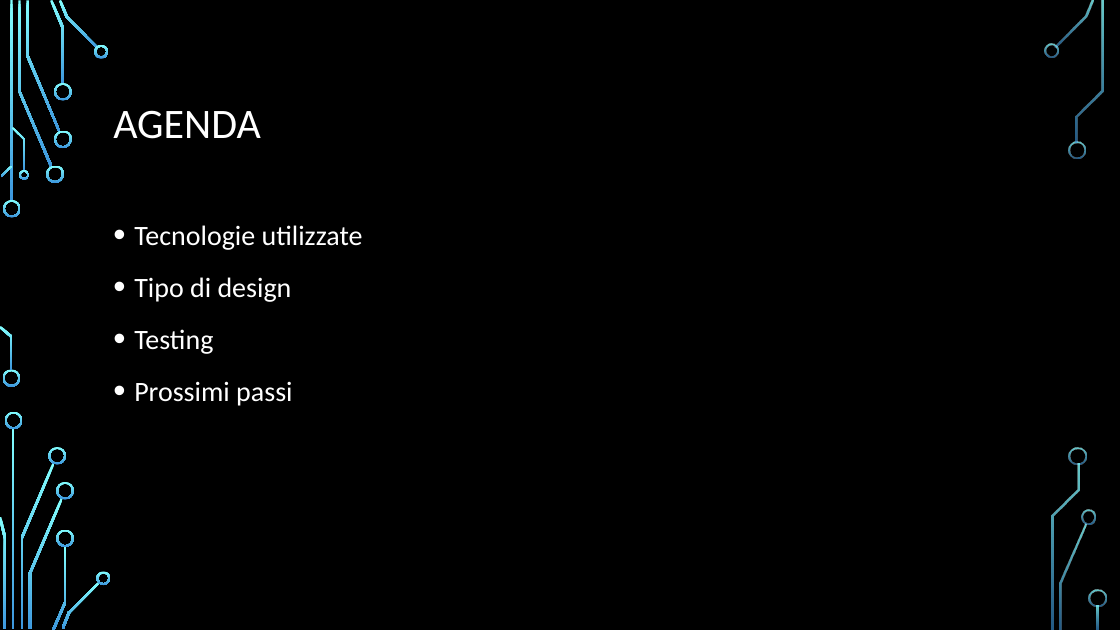
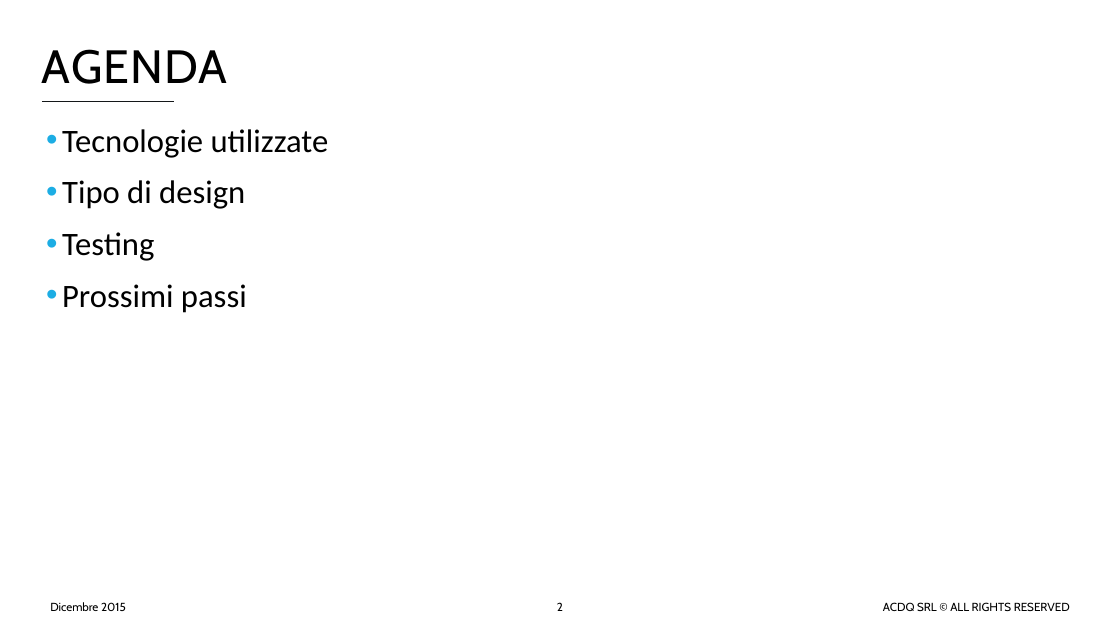
Before and after one commit to acdqsrl/Project-Board, a slide deck: slide 2 of app/static/docs/ACDQ_sw.pptx. Drawn at 1120x630 pixels with LibreOffice and Linux fonts; fonts in the diff are those of the drawing; background and template pictures are left out. Boxes give left, top, right and bottom in pixels: in the first picture for what was removed or moved away, otherwise in the second. Text is boxed around its words. In the diff, an @@ line names an element or a change of style, - is before the commit and + after.

```diff
--- a/app/static/docs/ACDQ_sw.pptx
+++ b/app/static/docs/ACDQ_sw.pptx
@@ background picture (left out) to #FFFFFF @@
@@ title "AGENDA": place and size @@
-title "AGENDA" at box(113, 110, 261, 139)
+title "AGENDA" at box(42, 49, 228, 84)
@@ title "AGENDA" at box(42, 49, 228, 84): size 36 to 40 pt, font Calibri to Cabin, text colour #FFFFFF to #000000, letter spacing 0 to 1 pt; line spacing 0.9 to 1 @@
@@ line added from (42, 102) to (174, 102), #141719 1.5 pt @@
@@ text "Tecnologie utilizzate": place and size @@
-text "Tecnologie utilizzate" at box(134, 225, 363, 406)
+text "Tecnologie utilizzate" at box(62, 129, 329, 313)
@@ text "Tecnologie utilizzate" at box(62, 129, 329, 313): size 24 to 28 pt, text colour #FFFFFF to #000000; indent changed; line spacing 1.2 to 0.9; more space between paragraphs @@
@@ text added at box(50, 602, 126, 611), 10 pt, text #000000 @@
+Dicembre 2015
@@ page number added at box(557, 602, 563, 611), 10 pt, text #000000 @@
+2
@@ text added at box(883, 602, 1070, 611), 10 pt, text #000000 @@
+ACDQ SRL © ALL RIGHTS RESERVED
@@ group removed at box(0, 0, 1107, 630): 33 freeform shapes, 3 rectangles @@
```
Also in this commit, not shown: 7 other slides changed.
